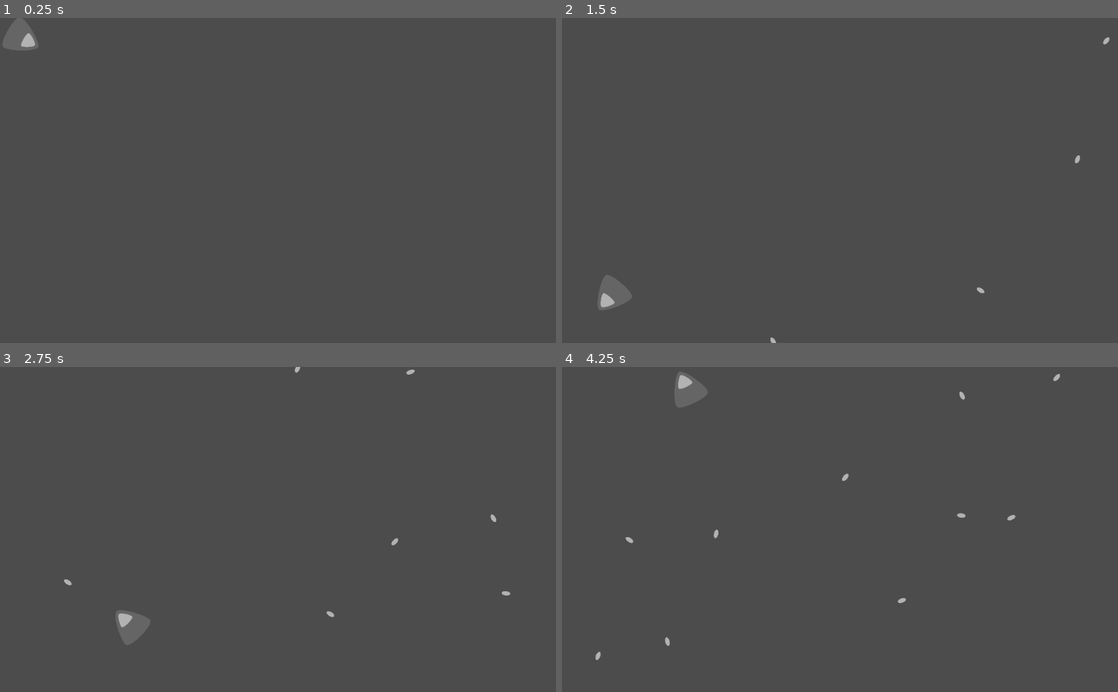
Above: before the commit, frames 1-4 (two rows, left to right).
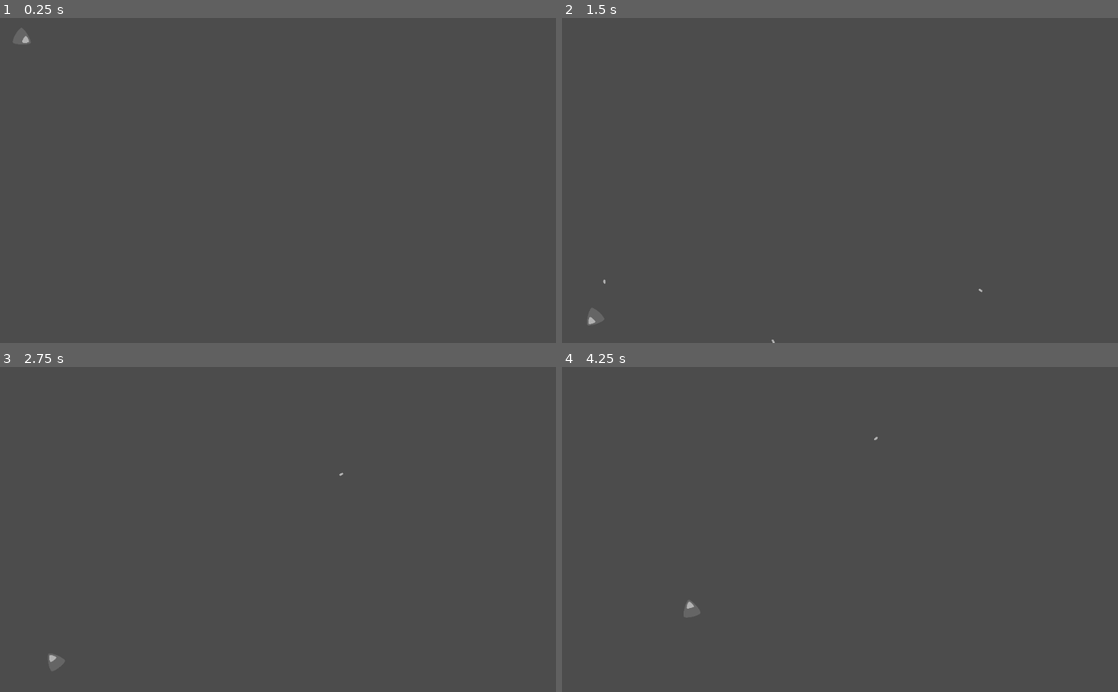
Above: after the commit, the same moments.

Repository: 3k2ng/Chaotic_Spacemass
Game: Godot game, scene res://src/Scenes/TestScene.tscn
The game is run twice, just before and just after one commit, with the same random seed, the same clock (stepped at 60 frames per second) and the same inputs. The project has no main scene, so this scene is started directly.
Inputs:
- Up to frame 1 (0.25 s): no input
- Up to frame 2 (1.5 s): hold D (right_0) 0.53-1.28 s; hold S (shoot_0) 0.53-1.28 s; hold Space (brake_0) from 1.28 s (still down); tap S (shoot_0) at 1.35 s
- Up to frame 3 (2.75 s): release Space (brake_0) at 2.03 s; hold D (right_0) from 2.03 s (still down); hold S (shoot_0) from 2.03 s (still down)
- Up to frame 4 (4.25 s): release S (shoot_0) at 2.78 s; tap S (shoot_0) at 2.85 s; release D (right_0) at 3.53 s; hold A (left_0) from 3.53 s (still down); hold S (shoot_0) from 3.53 s (still down)

The runs differ from the first frame. In frame 1, 0.3% of the frame differs, in the area x 0-7%, y 0-10%; in frame 2, 0.6%; in frame 3, 0.7%; in frame 4, 0.7%, in the area x 6-90%, y 1-91%.

Commit message:
edit numbers
size chaged
bullets lifetime changed

Diff:
--- a/src/Objects/Bullet.gd
+++ b/src/Objects/Bullet.gd
@@ -3,7 +3,7 @@
 export var velocity: Vector2 = Vector2.ZERO
 export var rotation_velocity: float = 0
 export var bullet_rotation: float = 0
-export var lifetime: float = 3.2
+export var lifetime: float = 1.6
 
 func _ready() -> void:
 	bullet_rotation = Vector2.ZERO.angle_to_point(velocity) - PI/2
--- a/src/Objects/Player.gd
+++ b/src/Objects/Player.gd
@@ -1,20 +1,30 @@
 #Inherit custom class
 extends EndlessScreenObject
 
-#Current speed
-var speed: float = 0
-#Current speed location (min if brake and max if not brake)
-var speed_aim: float = 0
-#Timer
-var cd_timer: float = 0
 #Rotation speed
 export var rotation_speed: float = 3.2
 #Max speed (min speed = 0)
 export var speed_limit: float = 512
 #Cooldown
 export var shoot_cd: float = .2
+#Loading time
+export var max_reloading_cd: float = 1.6
 #Bullet import
 export var bullet: PackedScene
+#Maximum number of loaded bullets
+export var max_bullets: int = 3
+
+#Current speed
+var speed: float = 0
+#Current speed location (min if brake and max if not brake)
+var speed_aim: float = 0
+#Timer for countdown shots
+var cd_timer: float = 0
+#Timer for loading bullets
+var reloading_timer: float = max_reloading_cd
+#Current number of loaded bullets
+var loaded_bullets: int = max_bullets
+
 
 func _process(delta: float) -> void:
 	#Increasing speed
@@ -30,16 +40,26 @@
 	else:
 		speed_aim = speed_limit
 	#Shoot
-	if Input.is_action_pressed("shoot_0") and cd_timer <= 0:
+	if Input.is_action_pressed("shoot_0") and cd_timer <= 0 and loaded_bullets > 0:
 		var new_bullet = bullet.instance()
+		new_bullet.scale = scale
 		new_bullet.position = position + Vector2.UP.rotated(rotation) * 48
 		new_bullet.velocity = Vector2.UP.rotated(rotation) * speed_limit * 1.6
 		get_parent().add_child(new_bullet)
 		speed = -256
 		cd_timer = shoot_cd
+		loaded_bullets -= 1
+		print_debug("Remaining bullets: ", loaded_bullets)
 	#Shoot countdown timer
 	if cd_timer > 0:
 		cd_timer -= delta
+	#Bullet reloading timer
+	if reloading_timer > 0 and loaded_bullets < max_bullets:
+		reloading_timer -= delta
+	elif loaded_bullets < max_bullets:
+		loaded_bullets += 1
+		reloading_timer = max_reloading_cd
+		print_debug("Remaining bullets: ", loaded_bullets)
 
 func _physics_process(delta: float) -> void:
 	#Move and slide
--- a/src/Scenes/TestScene.tscn
+++ b/src/Scenes/TestScene.tscn
@@ -7,3 +7,4 @@
 [node name="Player" parent="." instance=ExtResource( 1 )]
 position = Vector2( 32, 32 )
 rotation = 2.0944
+scale = Vector2( 0.5, 0.5 )
